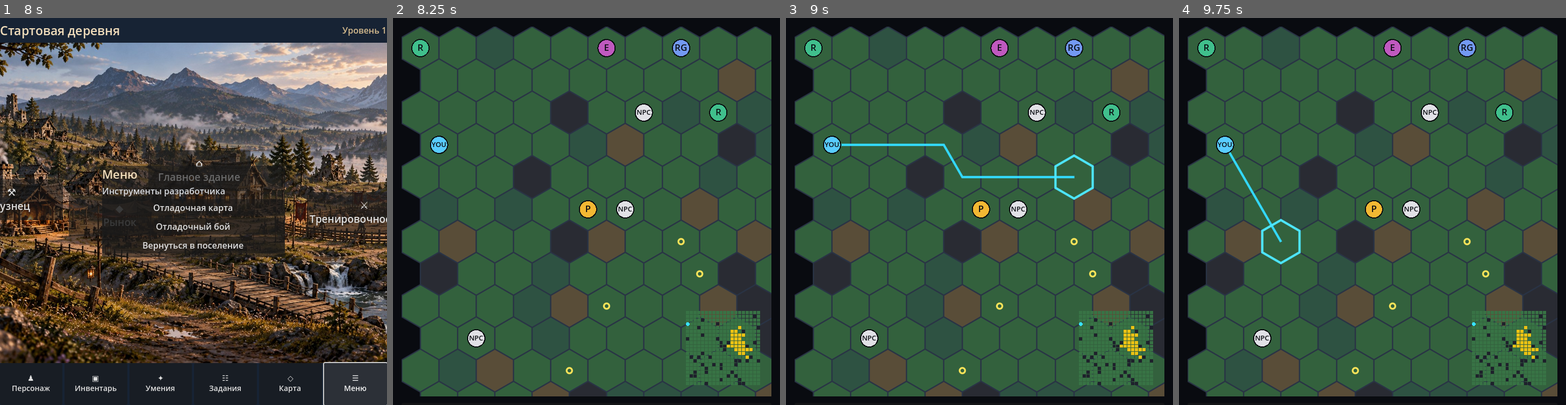
Above: before the commit, frames 1-4 (left to right).
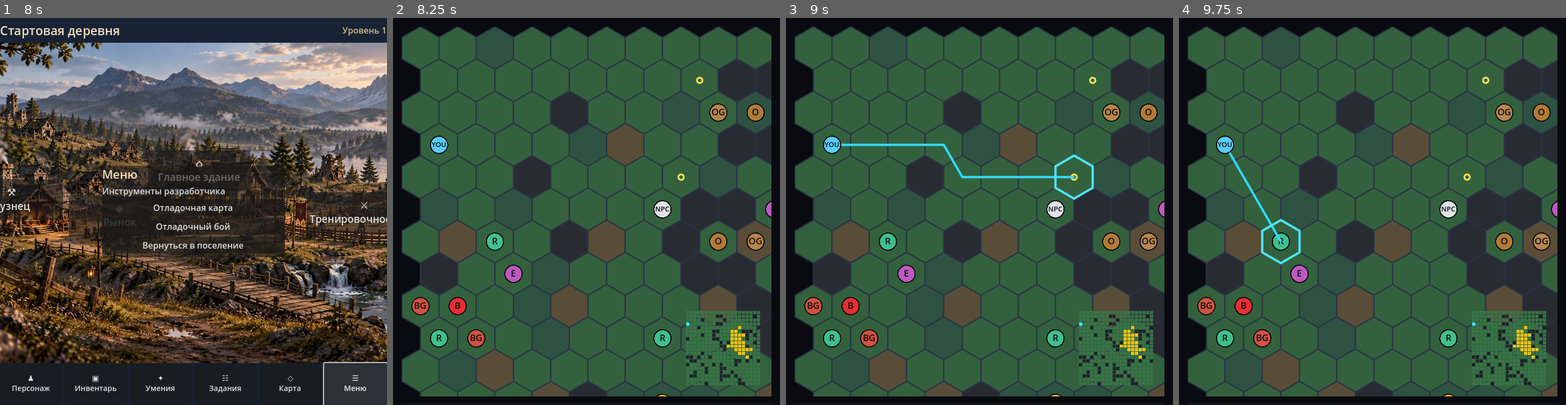
Above: after the commit, the same moments.

Repository: Archoniou1987/Battle-of-Artheon
Game: Godot game, scene res://scenes/main/main.tscn
The game is run twice, just before and just after one commit, with the same random seed, the same clock (stepped at 60 frames per second) and the same inputs.
Inputs (mouse positions are in pixels of both pictures, inside the frame that each line leads up to):
- Up to frame 1 (8 s): click "⚒ Кузнец" at 0.5 s; click "◆ Рынок" at 1.25 s; click "⌂ Главное здание" at 2 s; click "⚔ Тренировочное поле" at 2.75 s; click "♟ Персонаж" at 3.5 s; click "▣ Инвентарь" at 4.25 s; click "✦ Умения" at 5 s; click "☷ Задания" at 5.75 s; click "◇ Карта" at 6.5 s; click "☰ Меню" at 7.25 s
- Up to frame 2 (8.25 s): click "Отладочная карта" at 8 s
- Up to frame 3 (9 s): tap Enter at 8.75 s; move the mouse to (1064, 192) at 8.77 s; click (1064, 192) at 8.92 s
- Up to frame 4 (9.75 s): tap Space at 9.5 s; drag from (1295, 230) to (1353, 288) at 9.52 s

Frame 1 is identical in both runs. In frame 2, 7.7% of the frame differs, in the area x 4-98%, y 5-98%; in frame 3, 7.7%; in frame 4, 7.7%.

Commit message:
Correct reachability check for guarded pocket walls

Diff:
--- a/core/map/location_generator.gd
+++ b/core/map/location_generator.gd
@@ -117,6 +117,8 @@
 		var after_reachable:Dictionary=_reachable_cells(map,entrance)
 		var valid_access:=after_reachable.has(guard_pos) and after_reachable.has(object_pos)
 		for previous_cell in before_reachable.keys():
+			if changed_neighbors.has(previous_cell):
+				continue
 			if not after_reachable.has(previous_cell):
 				valid_access=false
 				break
